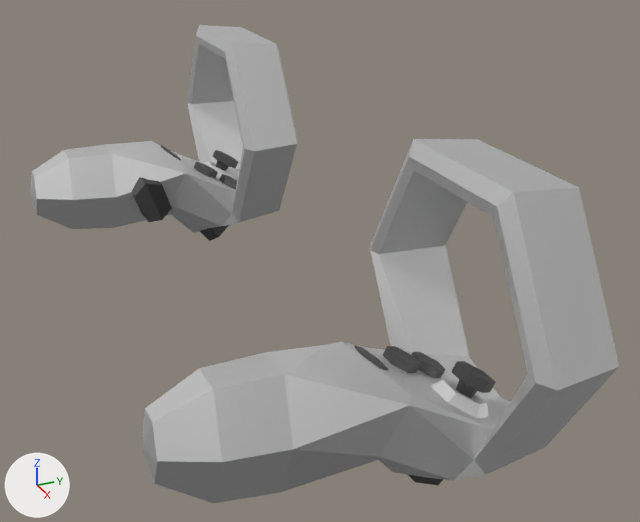
What one commit did to the glTF model wle_ppefault/wle_ppefault_npm_unbundled/assets/models/quest_controllers_credits_Jezza3D.glb.
Camera for both pictures: a 50 mm lens placed at (0.311, -0.095, 0.148), pointed at (0.021, 0.036, 0.003). The lights are fixed; the arrows at lower left show +X, +Y and +Z. Where no turn or scale is listed for an object, it has been applied to the vertices.

The scene before the commit, as lines of its bpy script (objects in view):
```python
ob_left_body = bpy.data.objects.new('Left_Body', me_mesh)
ob_left_body.location = (-0.1104, 0.0188, 0.0091)
ob_left_squeeze = bpy.data.objects.new('Left_Squeeze', me_mesh_006)
ob_left_squeeze.location = (-0.098, -0.0026, -0.0053)
ob_left_thumbstick = bpy.data.objects.new('Left_Thumbstick', me_mesh_004)
ob_left_thumbstick.location = (-0.1179, 0.0396, -0.0037)
ob_right_body = bpy.data.objects.new('Right_Body', me_mesh_007)
ob_right_body.location = (0.1104, 0.0188, 0.0091)
ob_right_bottom_button = bpy.data.objects.new('Right_Bottom_Button', me_mesh_009)
ob_right_bottom_button.location = (0.1015, 0.0253, 0.0001)
ob_right_select = bpy.data.objects.new('Right_Select', me_mesh_012)
ob_right_select.location = (0.11, 0.0501, -0.024)
ob_right_thumbstick = bpy.data.objects.new('Right_Thumbstick', me_mesh_011)
ob_right_thumbstick.location = (0.1179, 0.0396, -0.0037)
ob_right_top_button = bpy.data.objects.new('Right_Top_Button', me_mesh_008)
ob_right_top_button.location = (0.0975, 0.0372, -0.007)
```
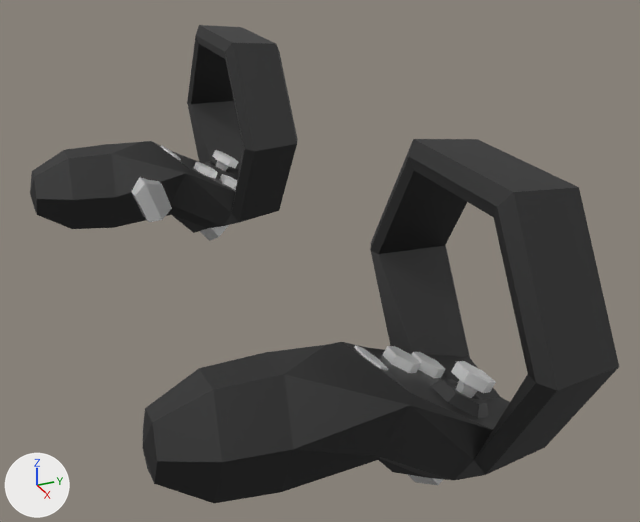
Commit message: Adjust quest controllers color

Location of each change, (x1, y1, x2, y2) in pixels of the pictures (640 x 522 px):
'Right_Body', recoloured: (142, 139, 619, 503) in both
'Left_Body', recoloured: (30, 25, 298, 233) in both
'Left_Squeeze', recoloured: (132, 177, 172, 222) in both
'Right_Thumbstick', recoloured: (451, 361, 496, 398) in both
'Right_Bottom_Button', recoloured: (383, 346, 421, 373) in both
'Right_Top_Button', recoloured: (412, 352, 445, 378) in both
'Left_Thumbstick', recoloured: (213, 150, 238, 171) in both
'Right_Option_Button', recoloured: (355, 345, 388, 370) in both
'Left_Select', recoloured: (200, 225, 229, 241) in both
'Left_Bottom_Button', recoloured: (194, 161, 218, 178) in both
'Right_Select', recoloured: (407, 474, 443, 485) in both
'Left_Top_Button', recoloured: (219, 174, 237, 190) in both
'Left_Option_Button', recoloured: (161, 145, 181, 160) in both

The change, as a diff of the scene's bpy script:
```diff
--- a/wle_ppefault/wle_ppefault_npm_unbundled/assets/models/quest_controllers_credits_Jezza3D.glb.py
+++ b/wle_ppefault/wle_ppefault_npm_unbundled/assets/models/quest_controllers_credits_Jezza3D.glb.py
@@ mat_lambert_body @@
 mat_lambert_body = principled_material('Lambert_Body')
-mat_lambert_body.base_color = (0.761, 0.761, 0.761)  # light grey #e2e2e2
+mat_lambert_body.base_color = (0.0784, 0.0784, 0.0784)  # dark grey #4f4f4f
 mat_lambert_body.metallic = 1.0
@@ mat_lambert_button @@
 mat_lambert_button = principled_material('Lambert_Button')
-mat_lambert_button.base_color = (0.125, 0.125, 0.125)  # dark grey #636363
+mat_lambert_button.base_color = (0.922, 0.922, 0.922)  # white #f6f6f6
 mat_lambert_button.metallic = 1.0
```
